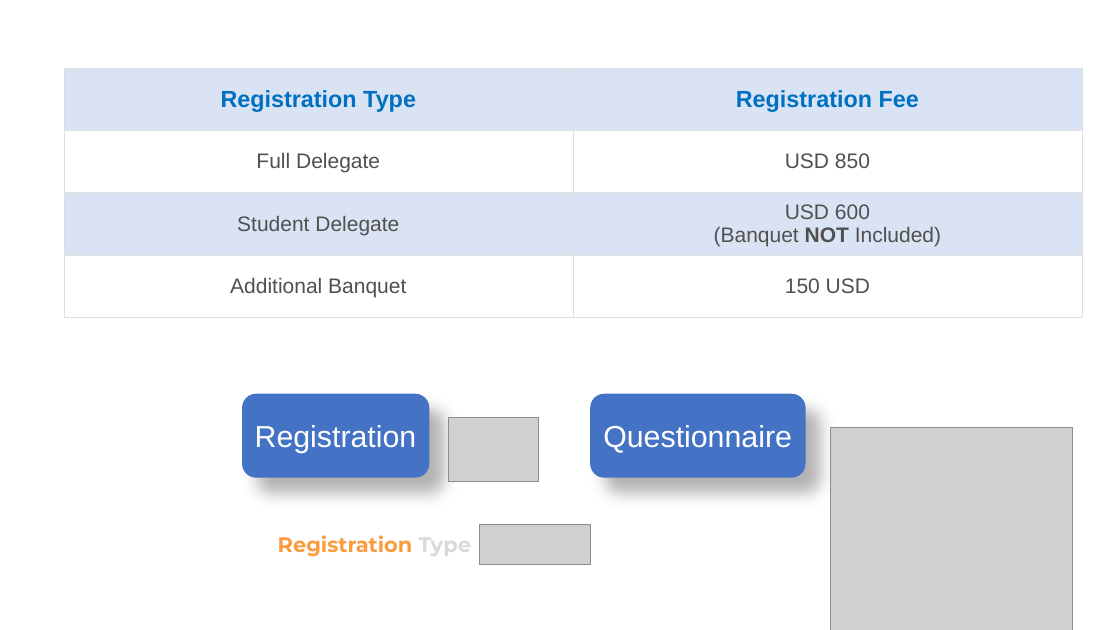
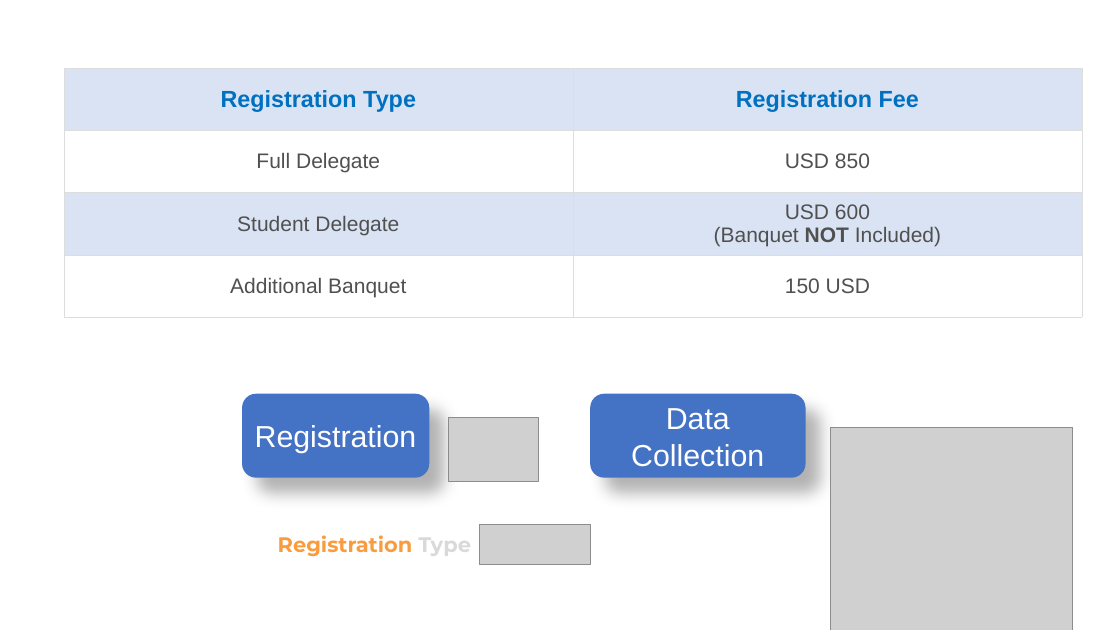
Before and after one commit to zhangxy911/zhangxy911.github.io, a slide deck: slide 3 of assets/figures.pptx. Drawn at 1120x630 pixels with LibreOffice and Linux fonts; fonts in the diff are those of the drawing; grey boxes stand for pictures. Boxes give left, top, right and bottom in pixels: in the first picture for what was removed or moved away, otherwise in the second. Text is boxed around its words. In the diff, an @@ line names an element or a change of style, - is before the commit and + after.

```diff
--- a/assets/figures.pptx
+++ b/assets/figures.pptx
@@ text in rounded rectangle at box(631, 408, 764, 467): text changed @@
-Questionnaire
+Data Collection
```
Also in this commit, not shown: 1 other file.
